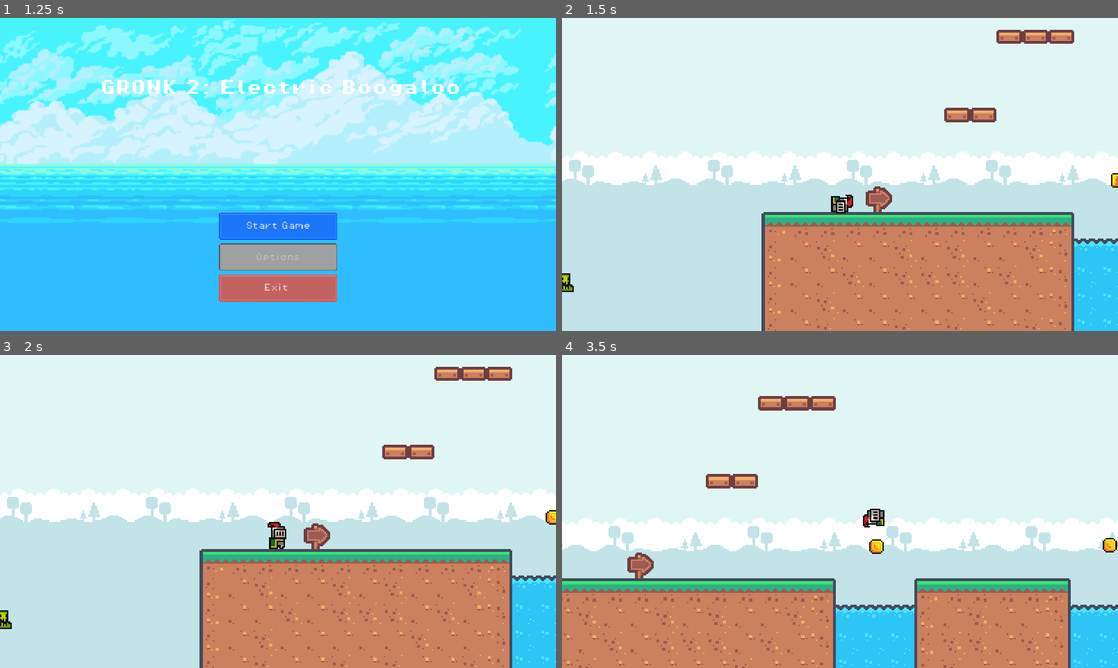
Above: before the commit, frames 1-4 (two rows, left to right).
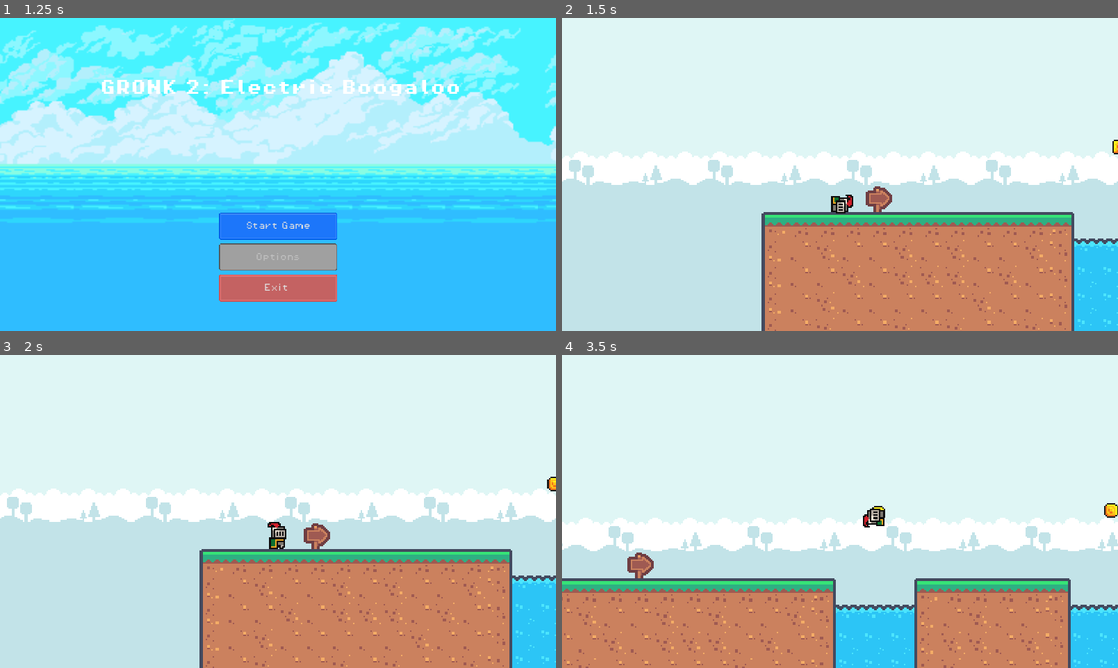
Above: after the commit, the same moments.

Repository: gingeapple182/GRONK-2
Game: Godot game, scene res://scenes/end_screen.tscn
Two runs of this game, one before a commit and one after it. Both use one fixed random seed, a clock stepped at 60 frames per second and the inputs below. This scene is started directly instead of the project's main scene.
Inputs:
- Up to frame 1 (1.25 s): click "Back to Start" at 0.5 s
- Up to frame 2 (1.5 s): click "Start Game" at 1.25 s
- Up to frame 3 (2 s): no input
- Up to frame 4 (3.5 s): hold Right (move_right) from 2.03 s (still down); tap Up (jump) at 2.27, 3.02 s

Frame 1 is identical in both runs. In frame 2, 1.2% of the frame differs, in the area x 0-100%, y 3-88%; in frame 3, 1.3%; in frame 4, 1.4%, in the area x 25-100%, y 13-64%.

Commit message:
Updates

Diff:
--- a/gronk-2/scenes/end_screen.tscn
+++ b/gronk-2/scenes/end_screen.tscn
@@ -5,7 +5,7 @@
 [ext_resource type="FontFile" uid="uid://bya20bd0ol5c1" path="res://assets/fonts/PixelOperator8-Bold.ttf" id="2_5v5b5"]
 [ext_resource type="Shader" path="res://assets/shader/start_screen.gdshader" id="2_g0py2"]
 [ext_resource type="FontFile" uid="uid://lrf64dpg6qa5" path="res://assets/fonts/PixelOperator8.ttf" id="3_2cwu2"]
-[ext_resource type="Script" path="res://scenes/panel.gd" id="4_1apuy"]
+[ext_resource type="Script" path="res://scripts/panel.gd" id="4_1apuy"]
 [ext_resource type="Theme" uid="uid://cnnrcqluok6ds" path="res://assets/themes/basic_button.tres" id="7_527j7"]
 [ext_resource type="Texture2D" uid="uid://ba0x3d3x057qk" path="res://assets/sprites/ginge/GRONK2 UI.png" id="8_1wsck"]
 
--- a/gronk-2/scenes/level_intro.tscn
+++ b/gronk-2/scenes/level_intro.tscn
@@ -16,7 +16,6 @@
 [ext_resource type="PackedScene" uid="uid://bhfxckgslasbr" path="res://scenes/big_cloud_right.tscn" id="14_bpdx7"]
 [ext_resource type="PackedScene" uid="uid://225kqmjy1i60" path="res://scenes/big_cloud_middle.tscn" id="15_frc3o"]
 [ext_resource type="PackedScene" uid="uid://dcx6pldr2kyje" path="res://scenes/big_cloud_left.tscn" id="16_b3wdu"]
-[ext_resource type="PackedScene" uid="uid://uu7qljsq8bjv" path="res://scenes/slime_purple.tscn" id="17_eq38j"]
 [ext_resource type="PackedScene" uid="uid://brxbixbi0o0b3" path="res://scenes/slime.tscn" id="18_hlgum"]
 [ext_resource type="PackedScene" uid="uid://dqy634e5rbhc3" path="res://scenes/killzone.tscn" id="19_cj8nw"]
 
@@ -571,11 +570,11 @@
 
 [node name="Coin2" parent="Coins" instance=ExtResource("9_hhfnh")]
 z_index = 1
-position = Vector2(190, -4)
+position = Vector2(191, -27)
 
 [node name="Coin3" parent="Coins" instance=ExtResource("9_hhfnh")]
 z_index = 1
-position = Vector2(351, -5)
+position = Vector2(352, -29)
 
 [node name="Coin6" parent="Coins" instance=ExtResource("9_hhfnh")]
 z_index = 1
@@ -583,7 +582,7 @@
 
 [node name="Coin4" parent="Coins" instance=ExtResource("9_hhfnh")]
 z_index = 1
-position = Vector2(458, -4)
+position = Vector2(457, -28)
 
 [node name="Coin5" parent="Coins" instance=ExtResource("9_hhfnh")]
 z_index = 1
@@ -677,26 +676,6 @@
 z_index = 1
 position = Vector2(891, 41)
 
-[node name="FloatingPlatform5" parent="Platforms/FloatingPlatform2" instance=ExtResource("12_y3amt")]
-z_index = 1
-position = Vector2(81, -49)
-
-[node name="FloatingPlatform10" parent="Platforms/FloatingPlatform2" instance=ExtResource("12_y3amt")]
-z_index = 1
-position = Vector2(99, -49)
-
-[node name="FloatingPlatform6" parent="Platforms/FloatingPlatform2" instance=ExtResource("12_y3amt")]
-z_index = 1
-position = Vector2(117, -103)
-
-[node name="FloatingPlatform7" parent="Platforms/FloatingPlatform2" instance=ExtResource("12_y3amt")]
-z_index = 1
-position = Vector2(135, -103)
-
-[node name="FloatingPlatform8" parent="Platforms/FloatingPlatform2" instance=ExtResource("12_y3amt")]
-z_index = 1
-position = Vector2(153, -103)
-
 [node name="Cloud" type="Node" parent="Platforms"]
 
 [node name="IcePlatformSmall" parent="Platforms/Cloud" instance=ExtResource("13_1sgv4")]
@@ -724,13 +703,6 @@
 position = Vector2(819, -299)
 
 [node name="Enemies" type="Node" parent="."]
-
-[node name="SlimePurple" parent="Enemies" instance=ExtResource("17_eq38j")]
-position = Vector2(371, -30)
-
-[node name="Slime" parent="Enemies" instance=ExtResource("18_hlgum")]
-z_index = 1
-position = Vector2(-191, 61)
 
 [node name="Slime2" parent="Enemies" instance=ExtResource("18_hlgum")]
 z_index = 1
@@ -760,7 +732,3 @@
 [node name="CollisionShape2D2" type="CollisionShape2D" parent="Killzones/Killzone2"]
 position = Vector2(1176, 104)
 shape = SubResource("RectangleShape2D_5iex5")
-
-[node name="CollisionShape2D3" type="CollisionShape2D" parent="Killzones/Killzone2"]
-position = Vector2(642, 184)
-shape = SubResource("RectangleShape2D_5iex5")
--- a/gronk-2/scenes/next_level.tscn
+++ b/gronk-2/scenes/next_level.tscn
@@ -46,6 +46,6 @@
 position = Vector2(0, -9)
 sprite_frames = SubResource("SpriteFrames_flco3")
 autoplay = "default"
-frame_progress = 0.683797
+frame_progress = 0.50731
 
 [connection signal="body_entered" from="." to="." method="_on_body_entered"]
--- a/gronk-2/scenes/start_screen.tscn
+++ b/gronk-2/scenes/start_screen.tscn
@@ -3,7 +3,7 @@
 [ext_resource type="Script" path="res://scripts/start_screen.gd" id="1_xulca"]
 [ext_resource type="Texture2D" uid="uid://w0rqp86whhnx" path="res://assets/sprites/back.png" id="2_i4k8t"]
 [ext_resource type="Shader" path="res://assets/shader/start_screen.gdshader" id="2_jragk"]
-[ext_resource type="Script" path="res://scenes/panel.gd" id="3_c7xes"]
+[ext_resource type="Script" path="res://scripts/panel.gd" id="3_c7xes"]
 [ext_resource type="FontFile" uid="uid://bya20bd0ol5c1" path="res://assets/fonts/PixelOperator8-Bold.ttf" id="3_u3esi"]
 [ext_resource type="FontFile" uid="uid://lrf64dpg6qa5" path="res://assets/fonts/PixelOperator8.ttf" id="4_v4t87"]
 [ext_resource type="Theme" uid="uid://cnnrcqluok6ds" path="res://assets/themes/basic_button.tres" id="6_6idb4"]
--- a/gronk-2/scripts/end_screen.gd
+++ b/gronk-2/scripts/end_screen.gd
@@ -3,9 +3,9 @@
 var final_score = 0
 
 func _ready() -> void:
-	var level_intro_score = GameManager.get_level_score(1)
-	var level_one_score = GameManager.get_level_score(2)
-	var level_two_score = GameManager.get_level_score(3)
+	var level_intro_score = GameManager.get_level_score(0)
+	var level_one_score = GameManager.get_level_score(1)
+	var level_two_score = GameManager.get_level_score(2)
 	$ScoreLabel.text = (
 		"Level one coins obtained: " + str(level_one_score) + "\n" +
 		"Level two coins obtained: " + str(level_two_score)
--- a/gronk-2/scripts/global_scripts/game_manager.gd
+++ b/gronk-2/scripts/global_scripts/game_manager.gd
@@ -1,7 +1,8 @@
 extends Node
 
 @export var level = 1
-var level_scores = {1: 0, 2: 0, 3: 0}
+var level_scores = {0: 0, 1: 0, 2: 0}
+@export var playerHealth = 100
 
 func set_level_score(level, score):
 	level_scores[level] = score
@@ -10,4 +11,4 @@
 	return level_scores.get(level, 0)
 
 func reset_scores():
-	level_scores = {1: 0, 2: 0, 3: 0}
+	level_scores = {0: 0, 1: 0, 2: 0}
Not shown: 1 places in gronk-2/scenes/level_intro.tscn that only renumber resources
Renamed: gronk-2/scenes/panel.gd -> gronk-2/scripts/panel.gd
